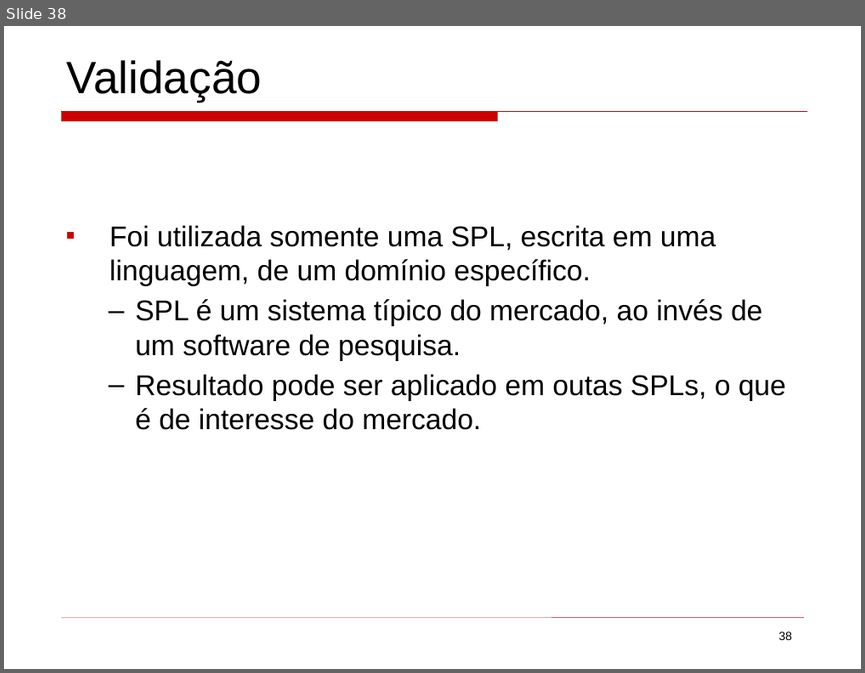
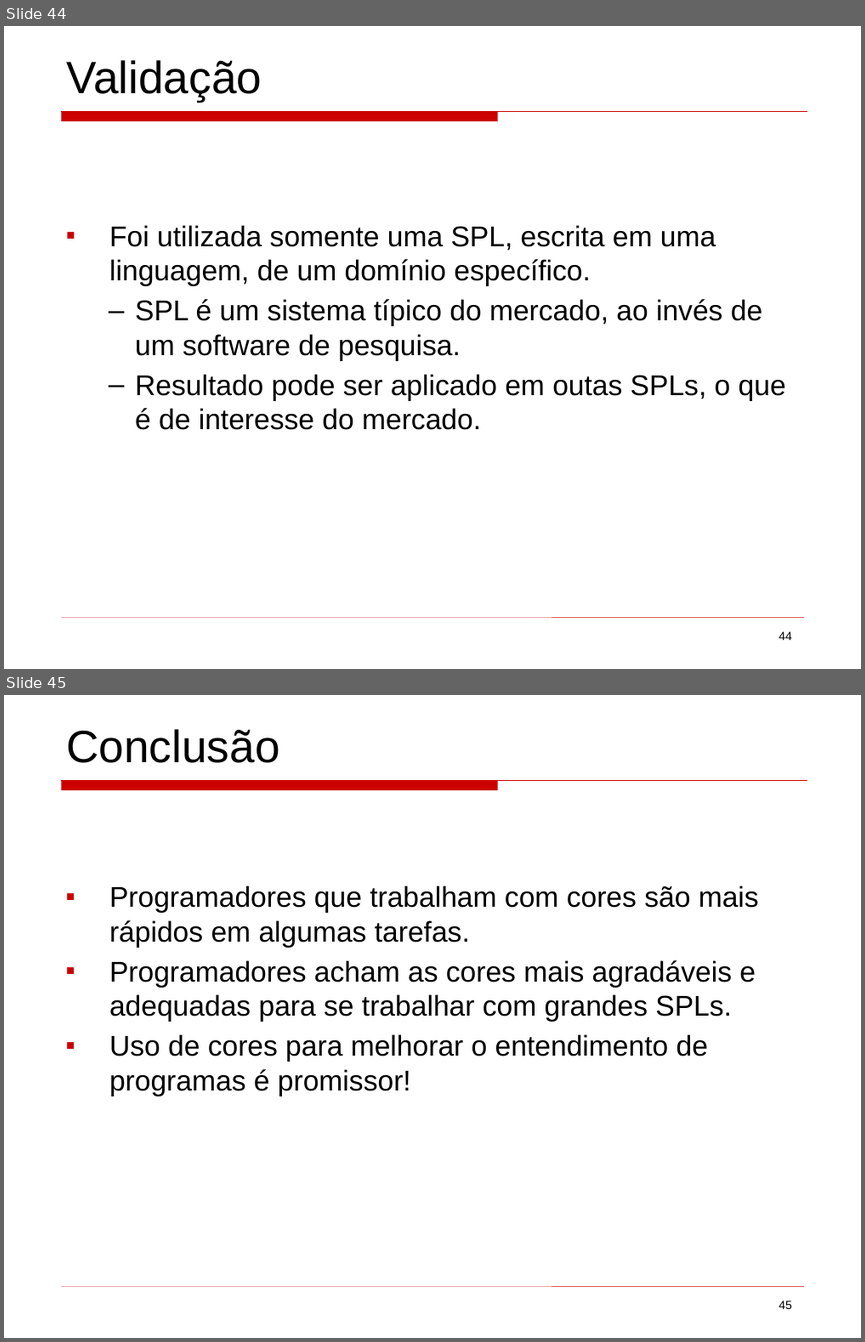
Before and after one commit to mateus51/TPs, a slide deck: ArqSoft/Seminários/background_colors_program_comprehension.ppt. Shown one above the other, each under a label of ours: slide 38 before the commit, slides 44 and 45 after it. The pictures are 865x673 and 865x1342 pixels, drawn with LibreOffice and Linux fonts; fonts in the diff are those of the drawing. Boxes give left, top, right and bottom in pixels: in the first picture for what was removed or moved away, otherwise in the second. Text is boxed around its words. In the diff, an @@ line names an element or a change of style, - is before the commit and + after.

```diff
--- a/ArqSoft/Seminários/background_colors_program_comprehension.ppt
+++ b/ArqSoft/Seminários/background_colors_program_comprehension.ppt
@@ slide 45 added at [4, 695, 861, 1338], background #FFFFFF; not listed: 2 template elements that a slide beside it also shows @@
@@ text added at [66, 729, 279, 763], 38 pt, text #000000 @@
+Conclusão
@@ text added at [109, 885, 759, 1096], 24 pt, text #000000 @@
+▪ Programadores que trabalham com cores são mais rápidos em algumas tarefas.
+▪ Programadores acham as cores mais agradáveis e adequadas para se trabalhar com grandes SPLs.
+▪ Uso de cores para melhorar o entendimento de programas é promissor!
@@ page number added at [778, 1300, 792, 1309], 10 pt, text #000000 @@
+45
@@ what was slide 38 is now slide 44 @@
@@ page number at [778, 631, 792, 640]: text changed @@
-38
+44
```
Also in this commit, not shown: 2 slides changed, 7 other slides added, 26 slides removed.
